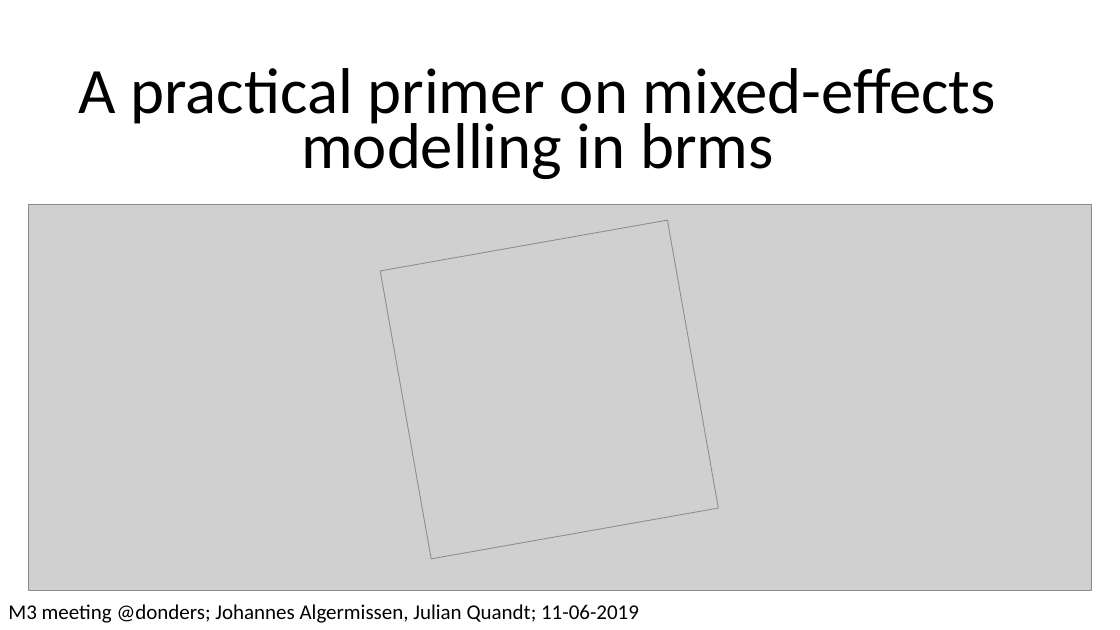
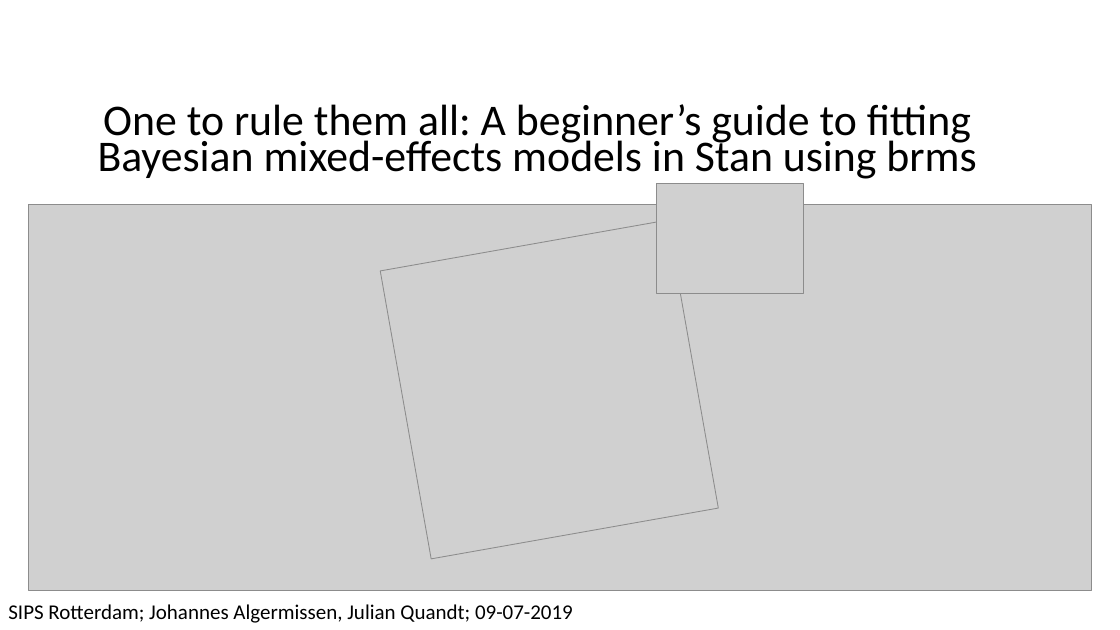
Before and after one commit to julianquandt/M3-brms-intro, a slide deck: slide 1 of intro_to_brms.pptx. Drawn at 1120x630 pixels with LibreOffice and Linux fonts; fonts in the diff are those of the drawing; grey boxes stand for pictures. Boxes give left, top, right and bottom in pixels: in the first picture for what was removed or moved away, otherwise in the second. Text is boxed around its words. In the diff, an @@ line names an element or a change of style, - is before the commit and + after.

Commit message:
Added initial part on philosophy of mixed models

```diff
--- a/intro_to_brms.pptx
+++ b/intro_to_brms.pptx
@@ text at [98, 104, 976, 179]: text changed; size 55.5 to 37.5 pt @@
-A practical primer on mixed-effects modelling in brms
+One to rule them all: A beginner’s guide to fitting Bayesian mixed-effects models in Stan using brms
@@ picture added at [656, 183, 803, 294] @@
@@ text at [8, 604, 573, 623]: text changed @@
-M3 meeting @donders; Johannes Algermissen, Julian Quandt; 11-06-2019
+SIPS Rotterdam; Johannes Algermissen, Julian Quandt; 09-07-2019
```
Also in this commit, not shown: 2 other slides changed, 13 slides added, 2 slides removed.
